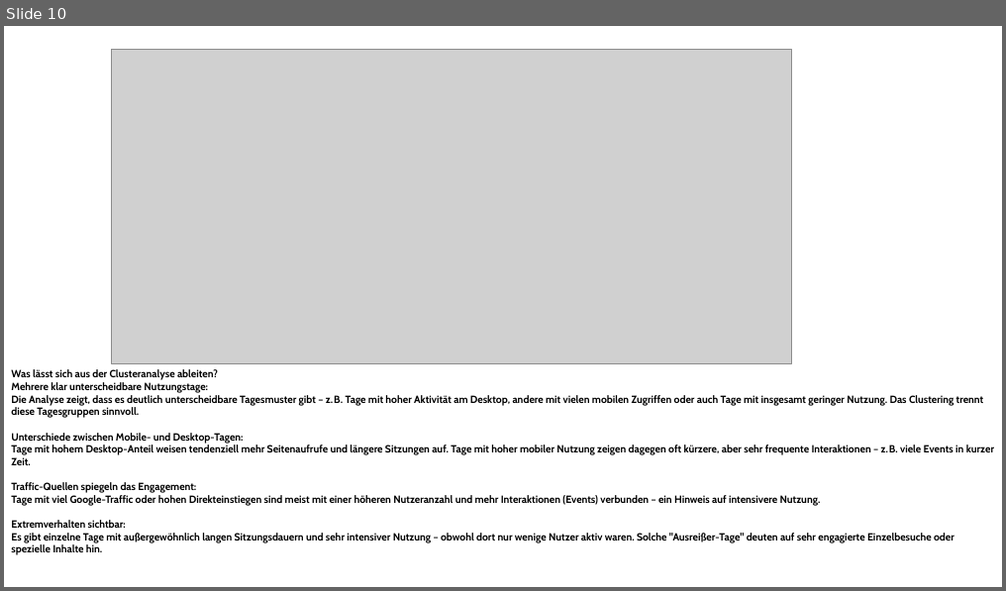
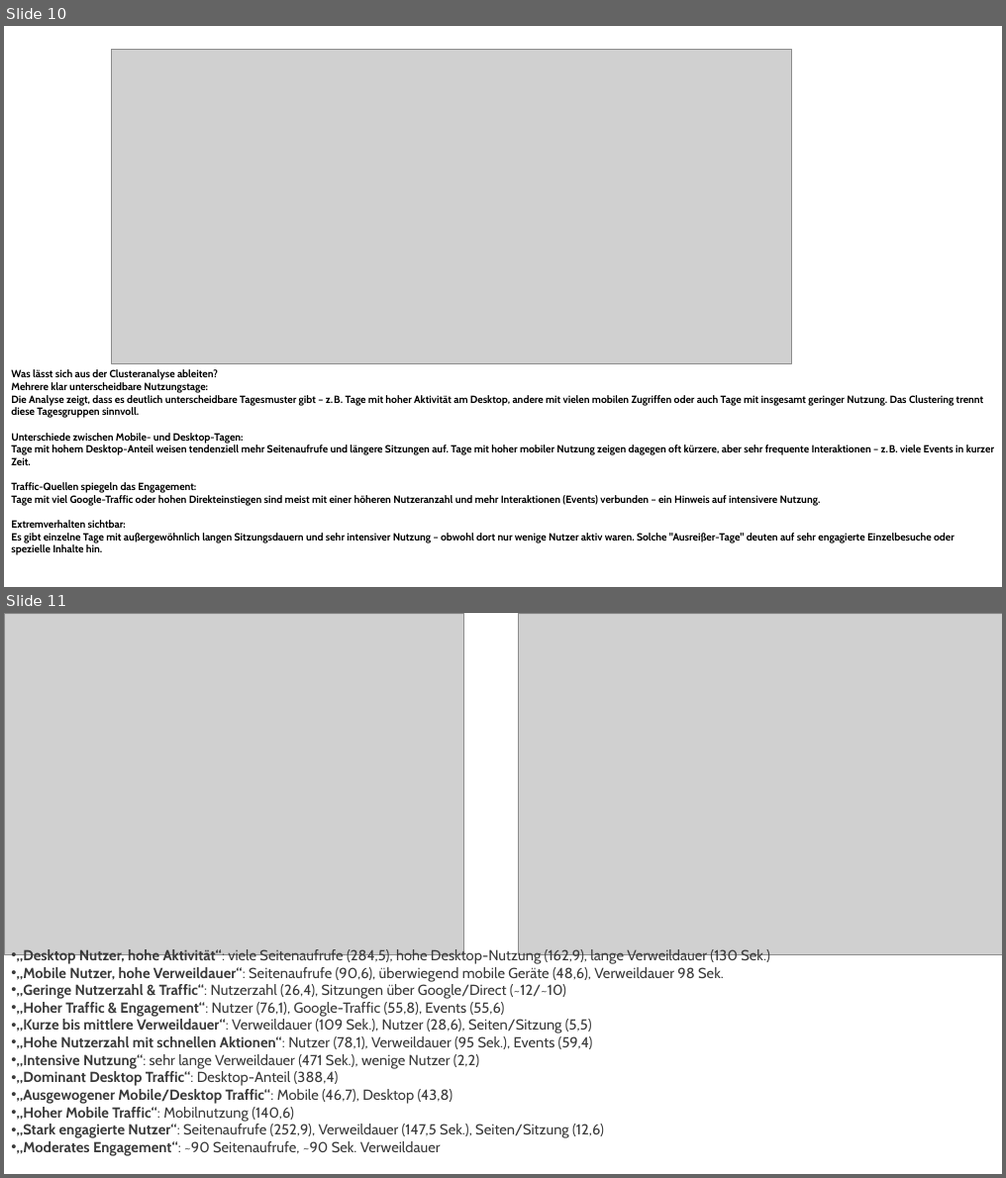
Before and after one commit to AmerorasWorks/Redezeit-Analyse, a slide deck: Präsentation der Analysen.pptx. Shown one above the other, each under a label of ours: slide 10 before the commit, slides 10 and 11 after it. The pictures are 1006x591 and 1006x1178 pixels, drawn with LibreOffice and Linux fonts; fonts in the diff are those of the drawing; grey boxes stand for pictures. Boxes give left, top, right and bottom in pixels: in the first picture for what was removed or moved away, otherwise in the second. Text is boxed around its words. In the diff, an @@ line names an element or a change of style, - is before the commit and + after.

```diff
--- a/Präsentation der Analysen.pptx
+++ b/Präsentation der Analysen.pptx
@@ slide 11 added at box(4, 613, 1002, 1174), background #FFFFFF @@
@@ picture added at box(4, 613, 464, 955) @@
@@ picture added at box(519, 613, 1002, 955) @@
@@ text added at box(17, 948, 770, 1157), 14 pt, text #3A3A3A @@
+• „Desktop Nutzer, hohe Aktivität“: viele Seitenaufrufe (284,5), hohe Desktop-Nutzung (162,9), lange Verweildauer (130 Sek.)
+• „Mobile Nutzer, hohe Verweildauer“: Seitenaufrufe (90,6), überwiegend mobile Geräte (48,6), Verweildauer 98 Sek.
+• „Geringe Nutzerzahl & Traffic“: Nutzerzahl (26,4), Sitzungen über Google/Direct (~12/~10)
+• „Hoher Traffic & Engagement“: Nutzer (76,1), Google-Traffic (55,8), Events (55,6)
+• „Kurze bis mittlere Verweildauer“: Verweildauer (109 Sek.), Nutzer (28,6), Seiten/Sitzung (5,5)
+• „Hohe Nutzerzahl mit schnellen Aktionen“: Nutzer (78,1), Verweildauer (95 Sek.), Events (59,4)
+• „Intensive Nutzung“: sehr lange Verweildauer (471 Sek.), wenige Nutzer (2,2)
+• „Dominant Desktop Traffic“: Desktop-Anteil (388,4)
+• „Ausgewogener Mobile/Desktop Traffic“: Mobile (46,7), Desktop (43,8)
+• „Hoher Mobile Traffic“: Mobilnutzung (140,6)
+• „Stark engagierte Nutzer“: Seitenaufrufe (252,9), Verweildauer (147,5 Sek.), Seiten/Sitzung (12,6)
+• „Moderates Engagement“: ~90 Seitenaufrufe, ~90 Sek. Verweildauer
```
Also in this commit, not shown: 1 slide changed, 1 other slide added, 1 other file.
